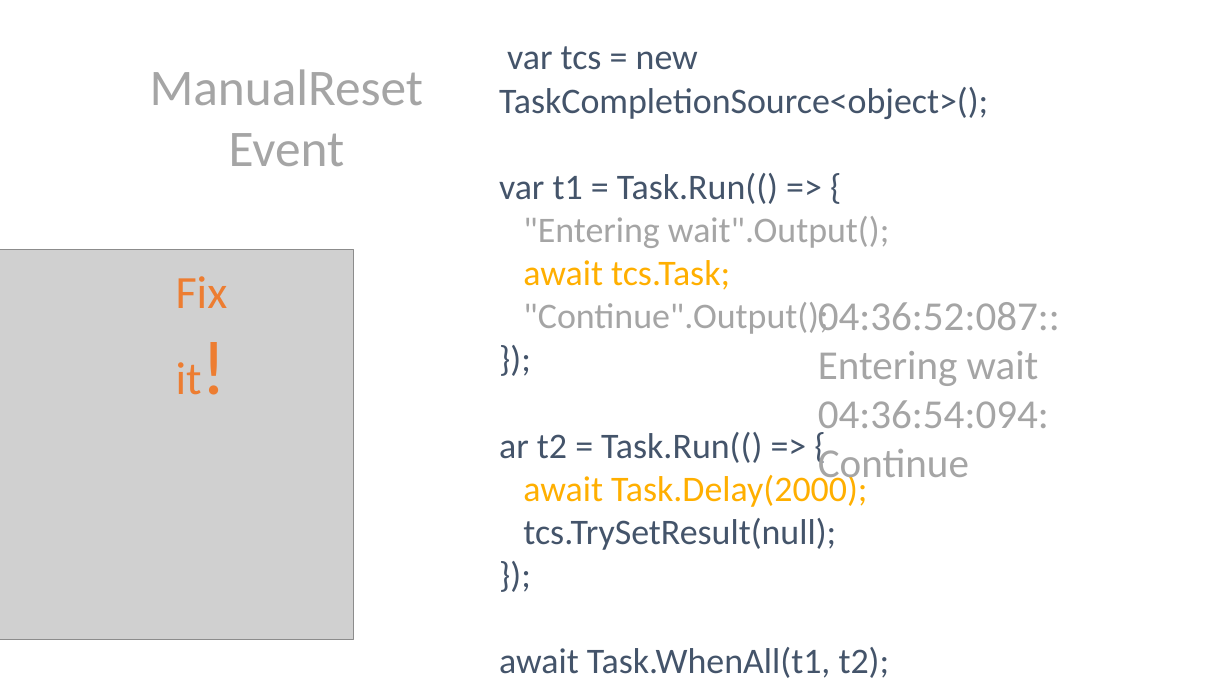
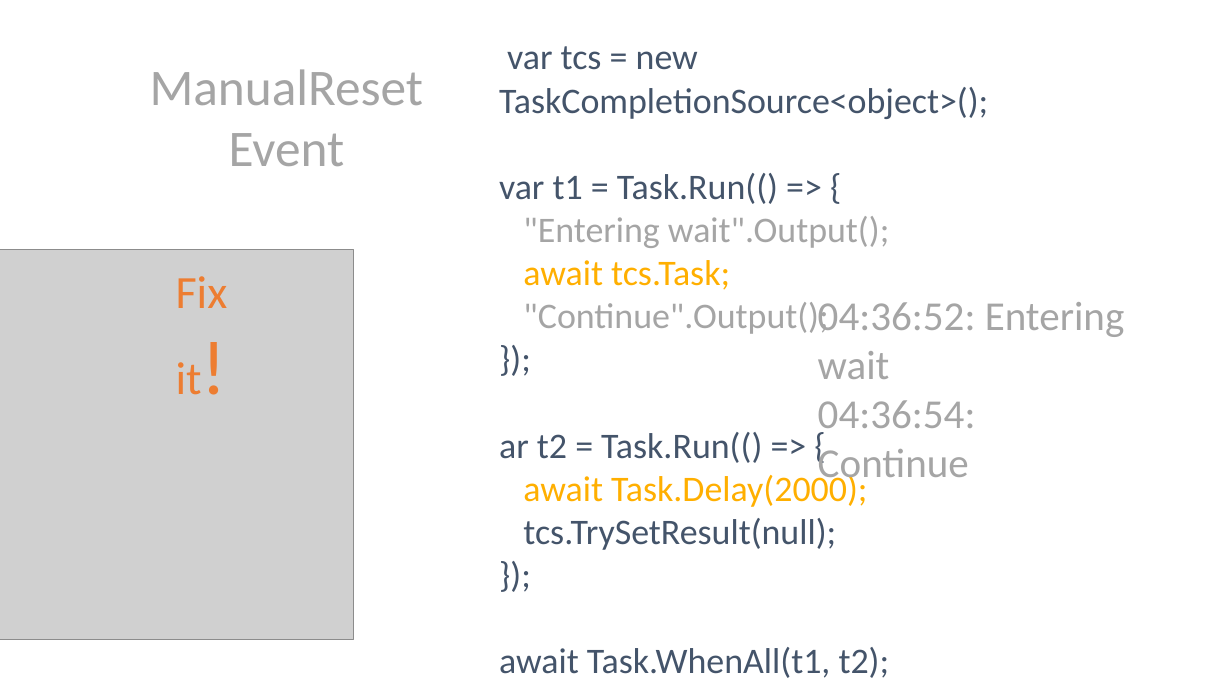
Before and after one commit to danielmarbach/RearchitectTowardsAsyncAwait, a slide deck: slide 41 of presentation.pptx (slide 40 before the commit). Drawn at 1232x693 pixels with LibreOffice and Linux fonts; fonts in the diff are those of the drawing; grey boxes stand for pictures. Boxes give left, top, right and bottom in pixels: in the first picture for what was removed or moved away, otherwise in the second. Text is boxed around its words. In the diff, an @@ line names an element or a change of style, - is before the commit and + after.

```diff
--- a/presentation.pptx
+++ b/presentation.pptx
@@ text at (818,302,1125,488): text changed @@
-04:36:52:087:: Entering wait
-04:36:54:094: Continue
+04:36:52: Entering wait
+04:36:54: Continue
```
Also in this commit, not shown: 2 other slides changed, 1 slide added, 1 slide removed.
